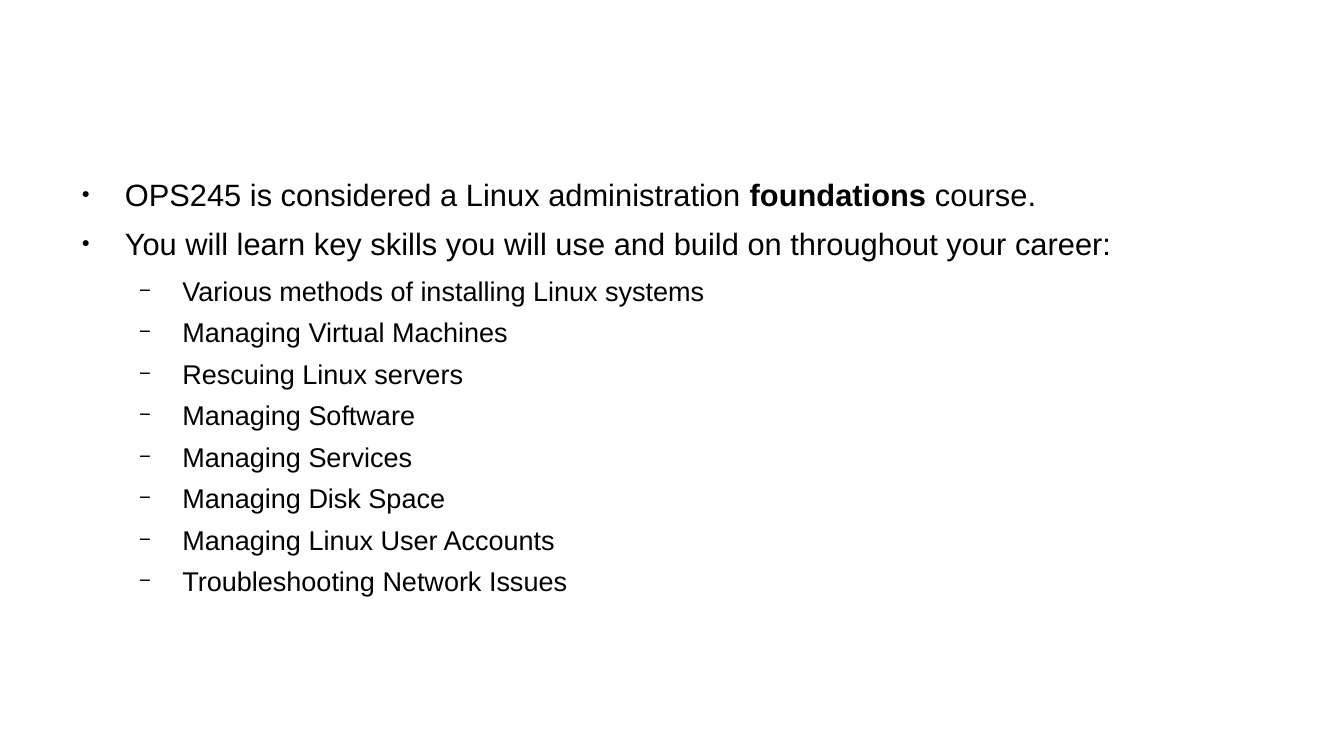
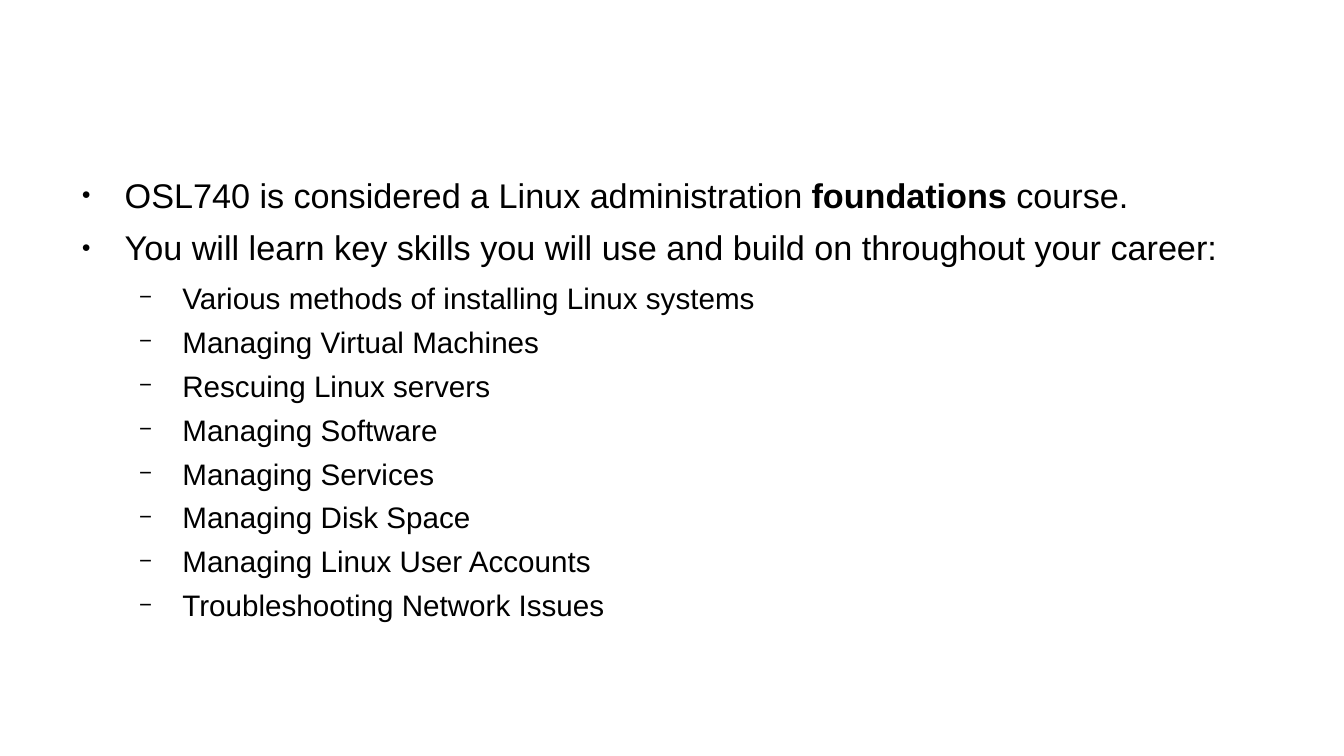
Before and after one commit to Seneca-ICTOER/OSL740, a slide deck: slide 4 of static/slides/w1-l1.pptx (slide 5 before the commit). Drawn at 1344x756 pixels with LibreOffice and Linux fonts; fonts in the diff are those of the drawing; background and template pictures are left out. Boxes give left, top, right and bottom in pixels: in the first picture for what was removed or moved away, otherwise in the second. Text is boxed around its words. In the diff, an @@ line names an element or a change of style, - is before the commit and + after.

```diff
--- a/static/slides/w1-l1.pptx
+++ b/static/slides/w1-l1.pptx
@@ text at box(125, 183, 1128, 209): text changed; size 18.2 to 20.1 pt @@
-● OPS245 is considered a Linux administration foundations course.
+● OSL740 is considered a Linux administration foundations course.
@@ text at box(125, 235, 1217, 622): size 18.2 to 20.1 pt in "You will learn key skills you will ..."; size 16 to 17.4 pt in "Various methods of installing Linux systems", "Managing Virtual Machines", "Rescuing Linux servers", "Managing Software" and 4 more places @@
```
Also in this commit, not shown: 5 other slides changed, 1 slide removed, 1 other file.
